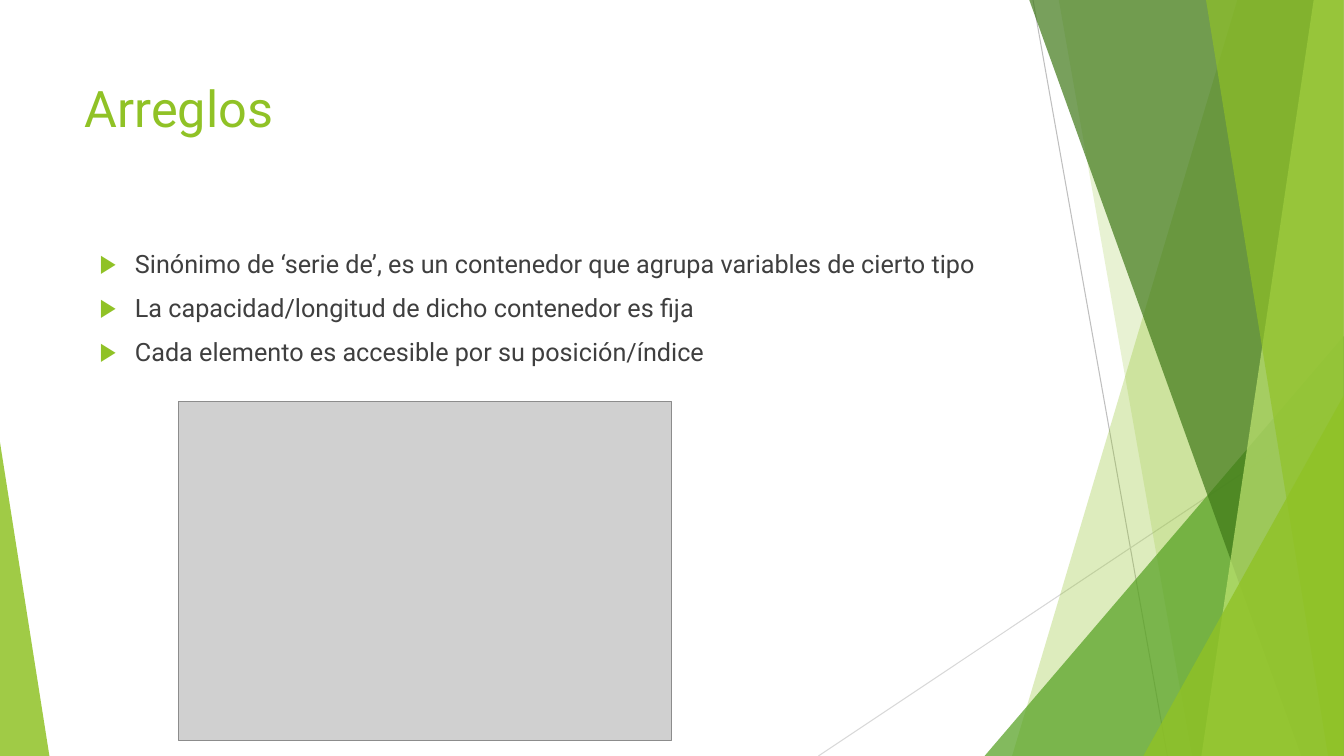
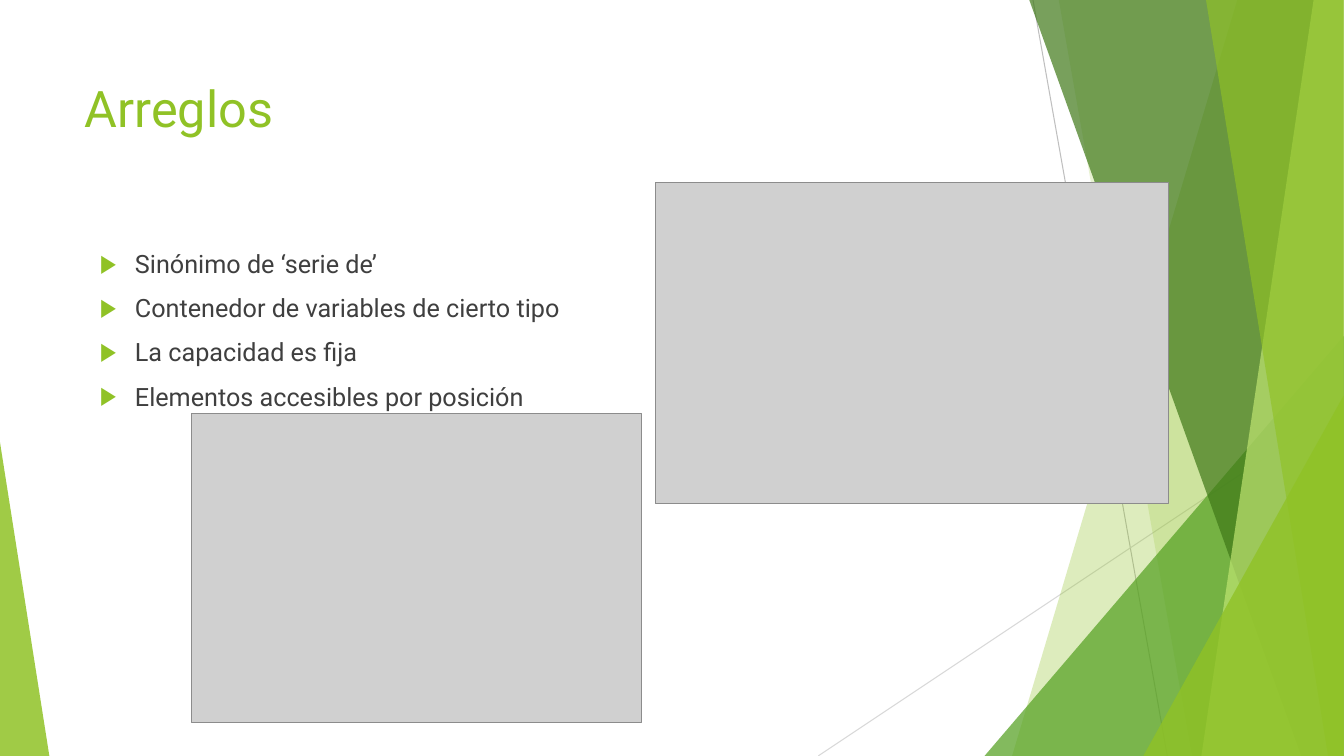
Before and after one commit to jomarnavarro/basicJava, a slide deck: slide 21 of slides/SeleniumModule2.pptx (slide 20 before the commit). Drawn at 1344x756 pixels with LibreOffice and Linux fonts; fonts in the diff are those of the drawing; grey boxes stand for pictures. Boxes give left, top, right and bottom in pixels: in the first picture for what was removed or moved away, otherwise in the second. Text is boxed around its words. In the diff, an @@ line names an element or a change of style, - is before the commit and + after.

```diff
--- a/slides/SeleniumModule2.pptx
+++ b/slides/SeleniumModule2.pptx
@@ picture added at box(655, 182, 1169, 504) @@
@@ text at box(135, 254, 560, 411): text changed @@
-▶ Sinónimo de ‘serie de’, es un contenedor que agrupa variables de cierto tipo
-▶ La capacidad/longitud de dicho contenedor es fija
-▶ Cada elemento es accesible por su posición/índice
+▶ Sinónimo de ‘serie de’
+▶ Contenedor de variables de cierto tipo
+▶ La capacidad es fija
+▶ Elementos accesibles por posición
@@ picture: place and size @@
-picture at box(178, 401, 671, 740)
+picture at box(192, 413, 642, 723)
```
Also in this commit, not shown: 6 other slides changed, 2 slides added, 1 slide removed, 5 other files.
